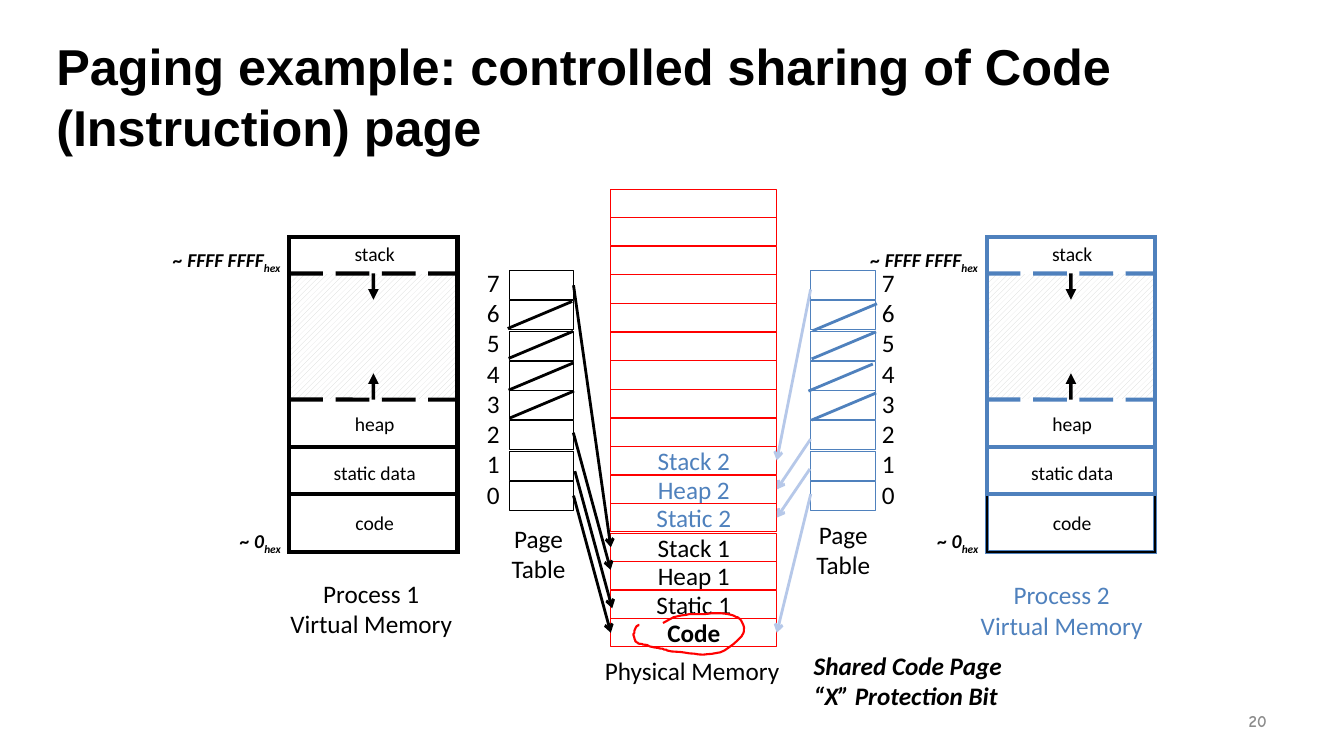
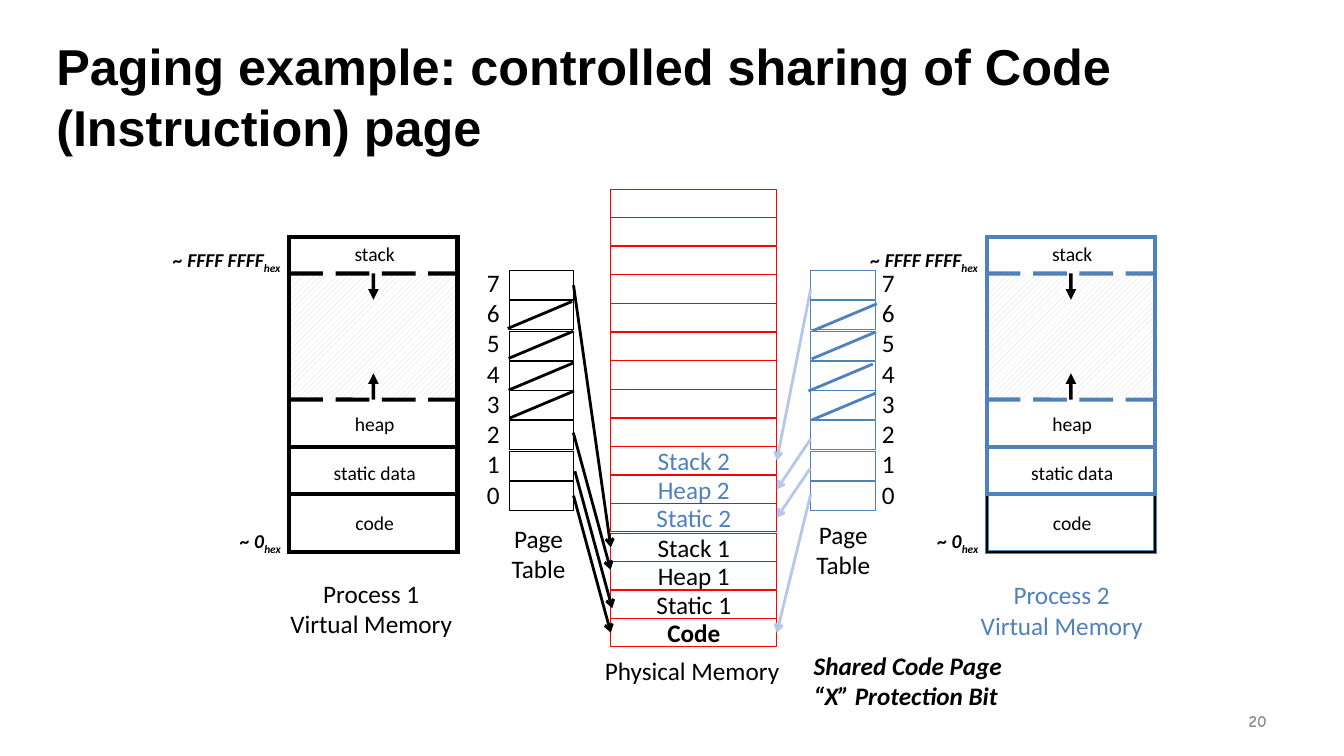
Before and after one commit to guhofstra/CSC256Fa25, a slide deck: slide 20 of PPTs/L8-Memory System II Paging.pptx. Drawn at 1344x756 pixels with LibreOffice and Linux fonts; fonts in the diff are those of the drawing. Boxes give left, top, right and bottom in pixels: in the first picture for what was removed or moved away, otherwise in the second. Text is boxed around its words. In the diff, an @@ line names an element or a change of style, - is before the commit and + after.

```diff
--- a/PPTs/L8-Memory System II Paging.pptx
+++ b/PPTs/L8-Memory System II Paging.pptx
@@ freeform shape removed at [633, 613, 744, 654] @@
```
Also in this commit, not shown: 23 other slides changed, 3 other files.
